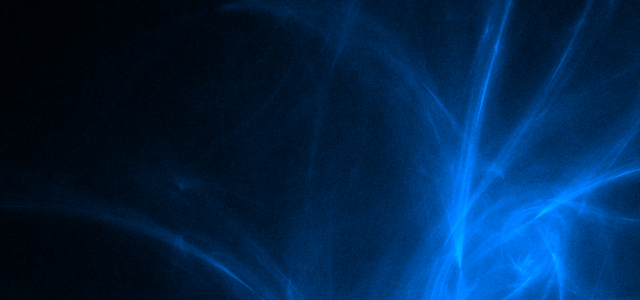
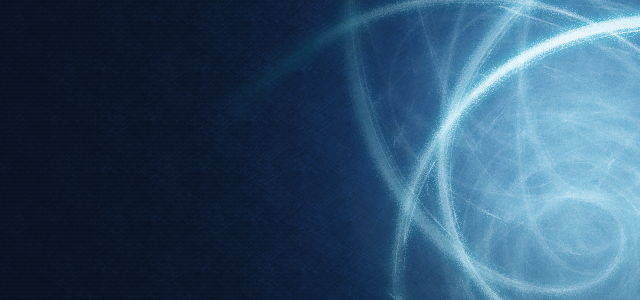
Two versions of the same layered image (640x300). Layer-by-layer changes:
removed layer "Flame" over left=0, top=0, right=640, bottom=300
removed layer "Flame copy" over left=0, top=0, right=640, bottom=300
added layer "Flame (Light)" above "Flame (Noise -> Spread 15)" over left=305, top=0, right=640, bottom=300
added layer "Flame (Noise -> Spread 15)" above "Flame (Blur -> Gussian 20)" over left=305, top=0, right=640, bottom=300
added layer "Flame (Blur -> Gussian 20)" above "Color Balance" over left=213, top=0, right=640, bottom=300
added layer "Stripes" (10%) above "Paper copy" over left=0, top=0, right=640, bottom=300
added layer "Paper copy" (45%) above "Paper copy#2" over left=0, top=0, right=640, bottom=300
added layer "Paper copy#2" above "Paper copy#1" over left=0, top=0, right=640, bottom=300
added layer "Paper copy#1" above "Paper copy#3" over left=0, top=0, right=640, bottom=300
added layer "Paper copy#3" above "Paper" over left=0, top=0, right=640, bottom=300
added layer "Paper" above "Background" over left=0, top=0, right=640, bottom=300
painted on "Background" over left=0, top=0, right=640, bottom=300
